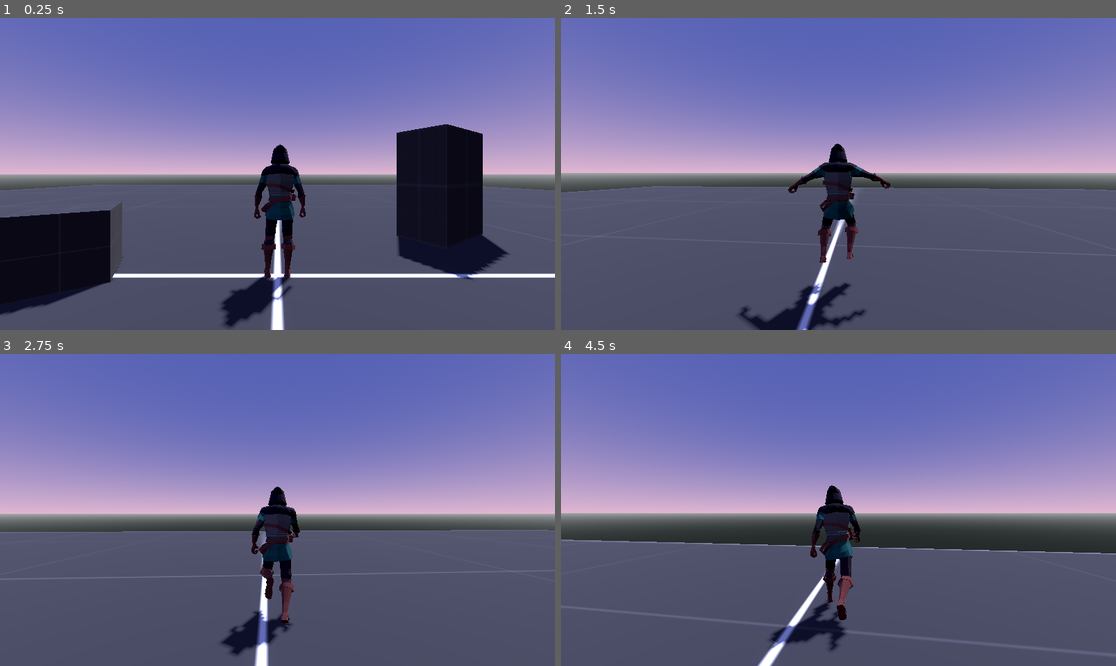
Above: before the commit, frames 1-4 (two rows, left to right).
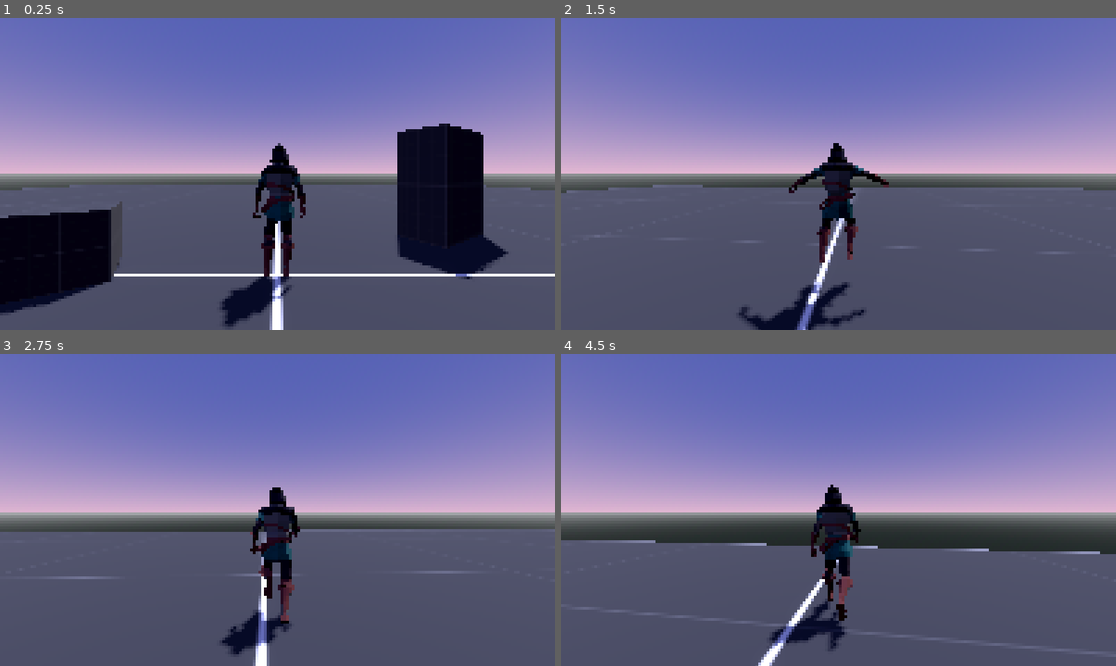
Above: after the commit, the same moments.

Repository: mmollica01/Godot-RPG-2026
Game: Godot game, scene res://scenes/test_level.tscn
Two runs of this game, one before a commit and one after it. Both use one fixed random seed, a clock stepped at 60 frames per second and the inputs below.
Inputs (mouse positions are in pixels of both pictures, inside the frame that each line leads up to):
- Up to frame 1 (0.25 s): no input
- Up to frame 2 (1.5 s): tap Enter at 0.5 s; move the mouse to (866, 174) at 0.52 s; hold W (move_fwd) from 0.53 s (still down); tap Space (jump) at 0.77 s; move the mouse to (810, 174) at 1.27 s
- Up to frame 3 (2.75 s): keep holding W (move_fwd); tap Space (jump) at 1.52 s; move the mouse to (288, 503) at 2.02 s
- Up to frame 4 (4.5 s): keep holding W (move_fwd); move the mouse to (832, 516) at 2.77 s; tap Space (jump) at 3.02, 3.77 s; move the mouse to (877, 513) at 3.52 s; move the mouse to (794, 506) at 4.27 s

The runs differ from the first frame. In frame 1, 1.9% of the frame differs, in the area x 0-100%, y 33-100%; in frame 2, 1.3%; in frame 3, 1.5%; in frame 4, 1.3%.

Commit message:
Created pixelation shader for player camera

Diff:
--- a/scenes/player.tscn
+++ b/scenes/player.tscn
@@ -2,6 +2,7 @@
 
 [ext_resource type="Script" uid="uid://dq3l6ott6ewvc" path="res://scripts/player.gd" id="1_oul6g"]
 [ext_resource type="Script" uid="uid://dnsc1dkap2gnr" path="res://scripts/camera_rig.gd" id="2_rkbax"]
+[ext_resource type="Shader" uid="uid://s7coyd84emr6" path="res://scenes/retro_overlay.gdshader" id="3_dqkch"]
 [ext_resource type="PackedScene" uid="uid://cwt8ve5cbrygy" path="res://assets/characters/ ARBITER.glb" id="3_g1dw6"]
 
 [sub_resource type="CapsuleShape3D" id="CapsuleShape3D_u8vuu"]
@@ -9,6 +10,14 @@
 
 [sub_resource type="SphereShape3D" id="SphereShape3D_rkbax"]
 radius = 0.2
+
+[sub_resource type="ShaderMaterial" id="ShaderMaterial_qlg0r"]
+render_priority = 0
+shader = ExtResource("3_dqkch")
+
+[sub_resource type="QuadMesh" id="QuadMesh_tuyoq"]
+material = SubResource("ShaderMaterial_qlg0r")
+size = Vector2(2, 2)
 
 [sub_resource type="AnimationNodeAnimation" id="AnimationNodeAnimation_yw30f"]
 animation = &"walk"
@@ -91,15 +100,20 @@
 [node name="Camera3D" type="Camera3D" parent="SpringArm3D" unique_id=1449707562]
 transform = Transform3D(1, 0, 0, 0, 1, 0, 0, 0, 1, 0, 0, 3)
 
+[node name="MeshInstance3D" type="MeshInstance3D" parent="SpringArm3D/Camera3D" unique_id=1770489369]
+transform = Transform3D(1, 0, 0, 0, 1, 0, 0, 0, 1, 0, 0, -0.5)
+extra_cull_margin = 16384.0
+mesh = SubResource("QuadMesh_tuyoq")
+
 [node name="Mesh" parent="." unique_id=774283578 instance=ExtResource("3_g1dw6")]
 transform = Transform3D(-1, 0, -8.742278e-08, 0, 1, 0, 8.742278e-08, 0, -1, 0, 0, 0)
 
 [node name="Skeleton3D" parent="Mesh/Rig" parent_id_path=PackedInt32Array(774283578, 1041863799) index="0" unique_id=1657846987]
-bones/0/position = Vector3(-0.019584188, -0.018577814, -5.173638e-09)
-bones/1/rotation = Quaternion(9.184333e-05, 5.489513e-11, 1.3847301e-09, 1)
-bones/2/rotation = Quaternion(-0.031013757, 5.6148766e-11, -4.2330854e-09, 0.999519)
+bones/0/position = Vector3(-0.022853477, -0.018577814, -4.394179e-09)
+bones/1/rotation = Quaternion(0.0009330178, 4.6830078e-11, 1.3850712e-09, 0.99999964)
+bones/2/rotation = Quaternion(-0.029041622, 4.779375e-11, -4.2331885e-09, 0.99957824)
 bones/4/rotation = Quaternion(-0.11482734, -1.18420814e-07, -4.1065462e-08, 0.99338555)
-bones/5/position = Vector3(0.197363, 0.33172345, 0.01468062)
+bones/5/position = Vector3(0.19736299, 0.32885036, 0.014700254)
 bones/5/rotation = Quaternion(-0.16595353, 0.020329295, -0.9635058, 0.20905194)
 bones/6/rotation = Quaternion(0.019456487, 0.0060857637, -0.14305711, 0.9895045)
 bones/7/rotation = Quaternion(-0.07486889, 0.012838181, -0.00063865446, 0.9971106)
@@ -122,7 +136,7 @@
 bones/20/rotation = Quaternion(0.040128443, 0.021814, -0.25572073, 0.96567124)
 bones/21/rotation = Quaternion(0.046203885, 0.15908556, 0.04260036, 0.9852625)
 bones/22/rotation = Quaternion(-0.021716984, 0.18247426, 0.17712647, 0.96688044)
-bones/23/position = Vector3(-0.19736299, 0.33172342, 0.014680529)
+bones/23/position = Vector3(-0.19736297, 0.3288503, 0.014700159)
 bones/23/rotation = Quaternion(-0.18453367, 0.06865309, 0.9612718, 0.19284889)
 bones/24/rotation = Quaternion(-0.02001357, -0.018067816, 0.12935668, 0.99123156)
 bones/25/rotation = Quaternion(-0.07486889, -0.012838187, 0.0006386556, 0.9971106)
@@ -145,16 +159,16 @@
 bones/38/rotation = Quaternion(0.040128328, -0.021814046, 0.2557206, 0.96567124)
 bones/39/rotation = Quaternion(0.04620392, -0.1590856, -0.04260028, 0.9852625)
 bones/40/rotation = Quaternion(-0.021716945, -0.18247429, -0.1771265, 0.96688044)
-bones/41/rotation = Quaternion(0.6877932, -0.042536538, -0.7166026, 0.10775893)
+bones/41/rotation = Quaternion(0.6863937, -0.04088469, -0.71788424, 0.10878675)
 bones/41/scale = Vector3(1.0000193, 1.0000013, 1.0000613)
-bones/42/rotation = Quaternion(0.025141437, -2.6426282e-08, -0.21069269, 0.97722906)
-bones/43/rotation = Quaternion(-0.0060857846, 0.0045094565, 0.5949386, 0.8037356)
+bones/42/rotation = Quaternion(0.025021832, -2.3632314e-08, -0.20969036, 0.9774477)
+bones/43/rotation = Quaternion(-0.003568761, 0.005642328, 0.5944228, 0.80412495)
 bones/43/scale = Vector3(1.0000027, 1.0000086, 1.0000159)
 bones/44/rotation = Quaternion(-0.022062114, -0.020854143, 0.24916512, 0.9679851)
-bones/45/rotation = Quaternion(0.7044597, 0.061671875, 0.7008306, 0.09364697)
+bones/45/rotation = Quaternion(0.7058048, 0.0631706, 0.69951296, 0.09236196)
 bones/45/scale = Vector3(1.0000191, 1.000001, 1.000061)
 bones/46/rotation = Quaternion(0.026153235, 7.287599e-08, 0.2191717, 0.9753358)
-bones/47/rotation = Quaternion(-0.036350198, 0.00956773, -0.5984621, 0.8002688)
+bones/47/rotation = Quaternion(-0.03883497, 0.01075048, -0.59853476, 0.8000828)
 bones/47/scale = Vector3(1.0000031, 0.9999953, 1.0000286)
 bones/48/rotation = Quaternion(-0.022062112, 0.020854127, -0.2491651, 0.9679851)
 bones/49/position = Vector3(0.14533289, -0.8999945, 2.0114725e-09)
--- /dev/null
+++ b/scenes/retro_overlay.gdshader
@@ -0,0 +1,15 @@
+shader_type spatial;
+render_mode unshaded;
+uniform sampler2D SCREEN_TEXTURE : hint_screen_texture, filter_linear_mipmap;
+const int pixel_size = 4;
+
+
+void fragment() {
+	float x = float(int(FRAGCOORD.x) % pixel_size);
+	float y = float(int(FRAGCOORD.y) % pixel_size);
+
+	x = FRAGCOORD.x + floor(float(pixel_size) / 2.0) - x;
+	y = FRAGCOORD.y + floor(float(pixel_size) / 2.0) - y;
+
+	ALBEDO = texture(SCREEN_TEXTURE, vec2(x, y) / VIEWPORT_SIZE).xyz;
+}
Not shown, added: scenes/retro_overlay.gdshader.uid
